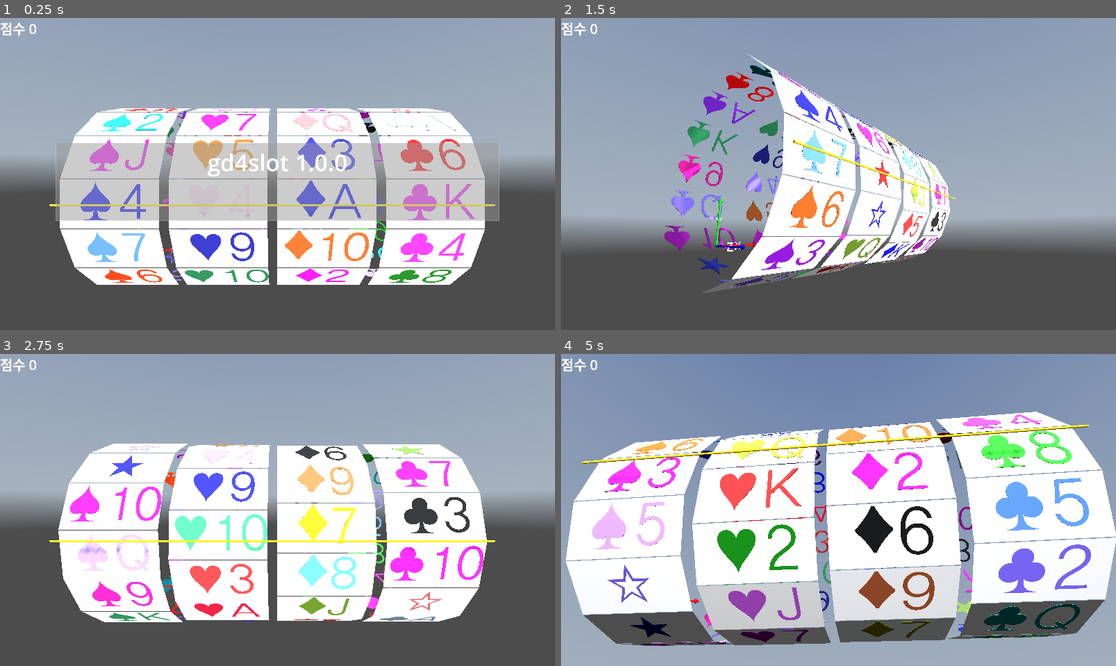
Above: before the commit, frames 1-4 (two rows, left to right).
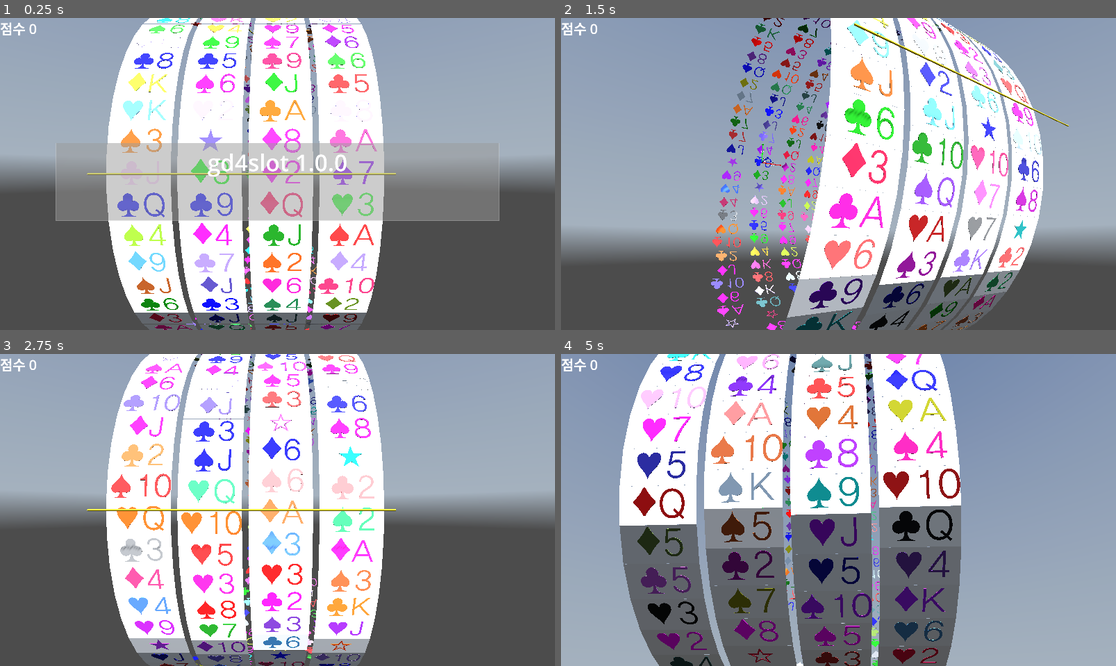
Above: after the commit, the same moments.

Repository: kasworld/gd4slot
Game: Godot game, scene res://main.tscn
Same seed, same stepped clock (60 frames per second), same inputs: the game is played once before the commit and once after it. A sky picture missing from this copy of the repository is replaced by a grey-blue gradient.
Inputs (mouse positions are in pixels of both pictures, inside the frame that each line leads up to):
- Up to frame 1 (0.25 s): no input
- Up to frame 2 (1.5 s): tap Enter at 0.5, 0.6, 1.35 s; move the mouse to (960, 158) at 0.52 s; click (960, 158) at 0.67 s; tap Space at 0.77 s; move the mouse to (727, 189) at 1.27 s; click (727, 189) at 1.42 s
- Up to frame 3 (2.75 s): tap Space at 1.52 s; move the mouse to (333, 441) at 2.02 s; tap Enter at 2.1 s; click (333, 441) at 2.17 s
- Up to frame 4 (5 s): move the mouse to (810, 572) at 2.77 s; tap Enter at 2.85, 3.6, 4.35 s; click (810, 572) at 2.92 s; tap Space at 3.02, 3.77, 4.52 s; move the mouse to (1005, 556) at 3.52 s; click (1005, 556) at 3.67 s; move the mouse to (672, 463) at 4.27 s; click (672, 463) at 4.42 s

The runs differ from the first frame. In frame 1, 42% of the frame differs, in the area x 8-90%, y 0-100%; in frame 2, 43%; in frame 3, 43%; in frame 4, 68%, in the area x 0-100%, y 0-100%.

Commit message:
big reel

Diff:
--- a/main.gd
+++ b/main.gd
@@ -1,6 +1,5 @@
 extends Node3D
 
-const WorldSize := Vector3(40,22,1)
 const AnimationDuration := 1.0
 
 var main_animation := Animation3D.new()
@@ -24,10 +23,6 @@
 	$오른쪽패널.position = Vector2(vp_size.x/2 + 짧은길이/2, 0)
 	$AxisArrow3D.set_size(5)
 
-	$OmniLight3D.position = WorldSize/2 + Vector3(0,0,WorldSize.length())
-	$OmniLight3D.omni_range = WorldSize.length()*2
-	reset_camera_pos()
-
 	var msgrect = Rect2( vp_size.x * 0.1 ,vp_size.y * 0.4 , vp_size.x * 0.8 , vp_size.y * 0.25 )
 	$TimedMessage.init(80, msgrect, tr("gd4slot 1.0.0"))
 	$TimedMessage.panel_hidden.connect(message_hidden)
@@ -37,8 +32,11 @@
 	start_all_animation()
 	slot = preload("res://slots/slots.tscn").instantiate().init()
 	add_child(slot)
-	slot.position = Vector3(3,8,0)
 	slot.rotation_stopped.connect(슬롯멈춤)
+
+	$OmniLight3D.position = Vector3( slot.calc_width()/2, slot.calc_radius(), slot.calc_radius()*2)
+	$OmniLight3D.omni_range = slot.calc_size().length()*2
+	reset_camera_pos()
 
 func 슬롯멈춤(sl :Slots) -> void:
 	var 칸들 := sl.선택된칸들얻기()
@@ -60,8 +58,8 @@
 func _process(_delta: float) -> void:
 	var t = Time.get_unix_time_from_system() /-3.0
 	if camera_move:
-		$Camera3D.position = Vector3(sin(t)*WorldSize.x, cos(t)*WorldSize.y, WorldSize.length()*0.6 ) + WorldSize/2
-		$Camera3D.look_at(WorldSize/2)
+		$Camera3D.position = Vector3(sin(t)*slot.calc_width(), cos(t)*slot.calc_width(), slot.calc_radius()*1.5 ) + slot.calc_center()
+		$Camera3D.look_at(slot.calc_center())
 	main_animation.handle_animation()
 
 var key2fn = {
@@ -86,9 +84,9 @@
 		reset_camera_pos()
 
 func reset_camera_pos()->void:
-	$Camera3D.position = Vector3(WorldSize.x/2, WorldSize.y/2, WorldSize.x)
-	$Camera3D.look_at(WorldSize/2)
-	$Camera3D.far = WorldSize.length()*2
+	$Camera3D.position = Vector3(slot.calc_width()/2,0,slot.calc_radius()*2)
+	$Camera3D.look_at(slot.calc_center())
+	$Camera3D.far = slot.calc_size().length()*2
 
 func _on_돌리기_pressed() -> void:
 	slot.돌리기시작()
--- a/reel/reel.gd
+++ b/reel/reel.gd
@@ -17,7 +17,7 @@
 	var count := card_list.size()
 	var r := count * card_size.y / (2*PI)
 	for i in count:
-		var k :칸 = preload("res://reel/칸/칸.tscn").instantiate().init(i, card_size,r,card_list[i], color_list[i])
+		var k :칸 = preload("res://reel/칸/칸.tscn").instantiate().init(i, card_size,r,card_list[i], color_list[i%color_list.size()])
 		k.rotation.x = 2*PI/count *i
 		add_child(k)
 		칸들.append(k)
--- a/slots/slots.gd
+++ b/slots/slots.gd
@@ -4,19 +4,18 @@
 signal rotation_stopped(s :Slots)
 
 var colorlist :Array = NamedColorList.filter_to_colorlist(NamedColorList.make_dark_color_list())
-var cardlist :Array = PlayingCard.make_deck()
+var cardlist :Array = PlayingCard.make_deck_with_joker()
 var cardsize := Vector2(10,5)
 var reelcount := 4
 var reellist := []
 
 func init() -> Slots:
-	var cardcount := 13
 	for i in reelcount:
-		colorlist.shuffle()
-		var cdlist := cardlist.slice(i*cardcount,i*cardcount+cardcount).duplicate()
-		cdlist.append_array(PlayingCard.Joker)
+		var cdlist := cardlist.duplicate()
 		cdlist.shuffle()
-		var rl = preload("res://reel/reel.tscn").instantiate().init(i, cardsize, cdlist, colorlist.slice(0,cdlist.size()).duplicate())
+		var colist := colorlist.duplicate()
+		colist.shuffle()
+		var rl = preload("res://reel/reel.tscn").instantiate().init(i, cardsize, cdlist, colist)
 		rl.rotation_stopped.connect(결과가결정됨)
 		rl.position =  Vector3(i*cardsize.x+i, 0, 0)
 		add_child(rl)
@@ -25,18 +24,22 @@
 	$Bar.mesh.material.albedo_color = Color.GOLD
 	$Bar.mesh.top_radius = 0.1
 	$Bar.mesh.bottom_radius = $Bar.mesh.top_radius
-	$Bar.mesh.height = (reellist[-1].position -reellist[0].position).x + cardsize.x
+	$Bar.mesh.height = calc_width()
 	$Bar.position = (reellist[-1].position + reellist[0].position) /2 + Vector3(0,0,reellist[0].calc_radius()*1.1)
 
-	#var arrow_left = preload("res://arrow3d/arrow_3d.tscn").instantiate().set_color(random_color()).set_size(5,0.2,0.6)
-	#arrow_left.position = reellist[0].position + Vector3(-cardsize.x/2-2.5,0,radius)
-	#arrow_left.rotation.z = -PI/2
-	#add_child(arrow_left)
-	#var arrow_right = preload("res://arrow3d/arrow_3d.tscn").instantiate().set_color(random_color()).set_size(5,0.2,0.6)
-	#arrow_right.position = reellist[-1].position + Vector3(cardsize.x/2 +2.5,0,radius)
-	#arrow_right.rotation.z = PI/2
-	#add_child(arrow_right)
 	return self
+
+func calc_radius() -> float:
+	return reellist[0].calc_radius()
+
+func calc_width() -> float:
+	return (reellist[-1].position -reellist[0].position).x + cardsize.x
+
+func calc_size() -> Vector3:
+	return Vector3(calc_width(),calc_radius()*2,calc_radius()*2)
+
+func calc_center() -> Vector3:
+	return Vector3(calc_width()/2,0,0)
 
 func 결과가결정됨( _rl :Reel) -> void:
 	var 모두멈추었나 = true
